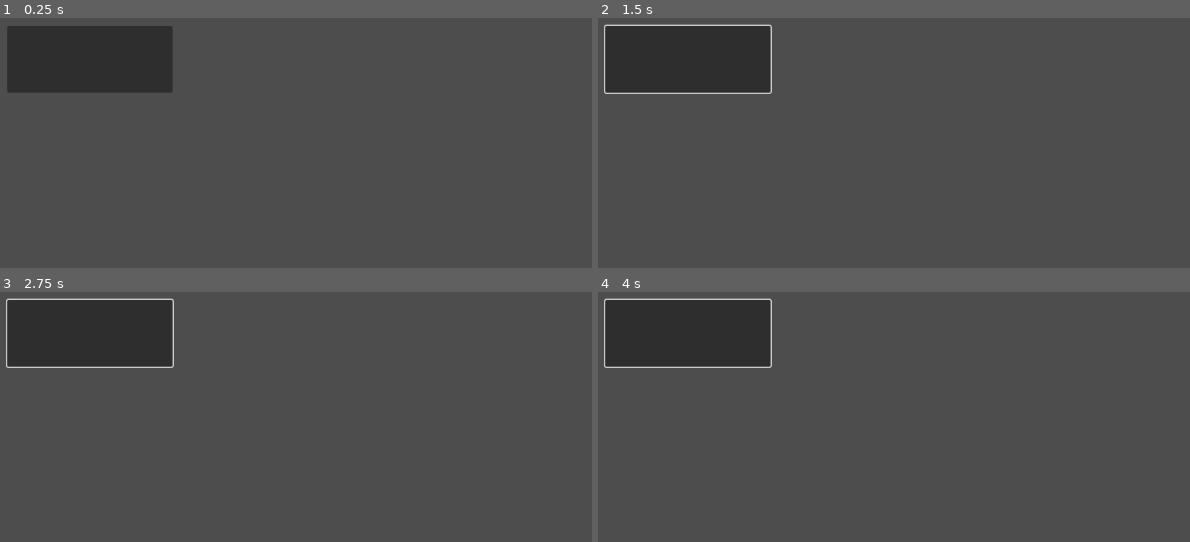
Above: before the commit, frames 1-4 (two rows, left to right).
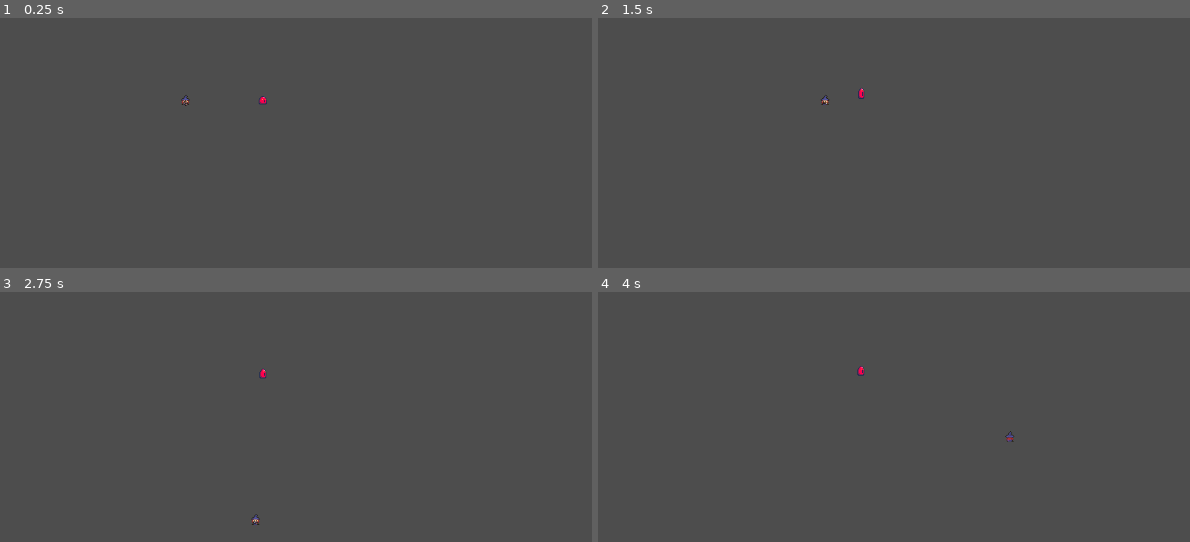
Above: after the commit, the same moments.

Repository: saltyswan/witchproject
Game: Godot game, scene res://test.tscn
Two runs of this game, one before a commit and one after it. Both use one fixed random seed, a clock stepped at 60 frames per second and the inputs below. This scene is started directly instead of the project's main scene.
Inputs (mouse positions are in pixels of both pictures, inside the frame that each line leads up to):
- Up to frame 1 (0.25 s): no input
- Up to frame 2 (1.5 s): click (686, 60) at 0.52 s; tap Enter at 1.25 s; move the mouse to (965, 113) at 1.27 s; hold D (move_right) from 1.28 s (still down)
- Up to frame 3 (2.75 s): tap Space at 2 s; move the mouse to (29, 432) at 2.02 s; release D (move_right) at 2.03 s; hold S (move_down) from 2.03 s (still down)
- Up to frame 4 (4 s): tap Enter at 2.75 s; move the mouse to (870, 309) at 2.77 s; release S (move_down) at 2.78 s; hold D (move_right) 2.78-3.53 s; move the mouse to (751, 499) at 3.52 s; hold W (move_up) from 3.53 s (still down)

The runs differ from the first frame. In frame 1, 7.4% of the frame differs, in the area x 1-46%, y 3-36%; in frame 2, 7.9%, in the area x 1-45%, y 2-35%; in frame 3, 7.9%; in frame 4, 7.9%.
Error before the commit: Invalid assignment of property or key 'visible' with value of type 'bool' on a base object of type 'null instance'. (res://test.gd:17)

Commit message:
J17
Knockback FIXED
Mouse vs. joystick FIXED
! Aim with joystick is weird
Skeletons added

Diff:
--- /dev/null
+++ b/Enemies/skeleton.tscn
@@ -0,0 +1,76 @@
+[gd_scene load_steps=14 format=3 uid="uid://bnsn4s1bbh85y"]
+
+[ext_resource type="Texture2D" uid="uid://sfishgxxgwt3" path="res://Enemies/Skeleton_attack1.png" id="1_e5202"]
+[ext_resource type="Texture2D" uid="uid://bkcdxhxh6tqqo" path="res://Enemies/Skeleton_walk1.png" id="1_g687e"]
+[ext_resource type="Texture2D" uid="uid://b2aecsib2bdf" path="res://Enemies/Skeleton_walk2.png" id="2_i84q7"]
+[ext_resource type="Texture2D" uid="uid://b2twoqvuabiup" path="res://Enemies/Skeleton_attack2.png" id="2_pf54f"]
+[ext_resource type="Texture2D" uid="uid://s3gy0785uw6h" path="res://Enemies/Skeleton_walk3.png" id="3_nc5xu"]
+[ext_resource type="Texture2D" uid="uid://bk8oxyusq6xim" path="res://Enemies/Skeleton_attack3.png" id="3_o5rw1"]
+[ext_resource type="Texture2D" uid="uid://c42lhq7befxdt" path="res://Enemies/Skeleton_walk4.png" id="4_0g1cs"]
+[ext_resource type="Texture2D" uid="uid://c3e5uc43ng1ub" path="res://Enemies/Skeleton_attack4.png" id="4_2ojyg"]
+[ext_resource type="Texture2D" uid="uid://du8akhlcfb2v0" path="res://Enemies/Skeleton_attack5.png" id="5_jm08w"]
+[ext_resource type="Texture2D" uid="uid://5cxabuj2uygw" path="res://Enemies/Skeleton_attack6.png" id="6_ny6m6"]
+[ext_resource type="Texture2D" uid="uid://cds5pe5n3pvbo" path="res://Enemies/Skeleton_attack7.png" id="7_ghoec"]
+
+[sub_resource type="CapsuleShape2D" id="CapsuleShape2D_agc0e"]
+radius = 6.0
+height = 22.0
+
+[sub_resource type="SpriteFrames" id="SpriteFrames_jvndi"]
+animations = [{
+"frames": [{
+"duration": 1.0,
+"texture": ExtResource("1_e5202")
+}, {
+"duration": 1.0,
+"texture": ExtResource("2_pf54f")
+}, {
+"duration": 1.0,
+"texture": ExtResource("3_o5rw1")
+}, {
+"duration": 1.0,
+"texture": ExtResource("4_2ojyg")
+}, {
+"duration": 1.0,
+"texture": ExtResource("5_jm08w")
+}, {
+"duration": 1.0,
+"texture": ExtResource("6_ny6m6")
+}, {
+"duration": 1.0,
+"texture": ExtResource("7_ghoec")
+}],
+"loop": false,
+"name": &"attack",
+"speed": 5.0
+}, {
+"frames": [{
+"duration": 1.0,
+"texture": ExtResource("1_g687e")
+}, {
+"duration": 1.0,
+"texture": ExtResource("2_i84q7")
+}, {
+"duration": 1.0,
+"texture": ExtResource("3_nc5xu")
+}, {
+"duration": 1.0,
+"texture": ExtResource("4_0g1cs")
+}],
+"loop": true,
+"name": &"default",
+"speed": 8.0
+}]
+
+[node name="SkeletonNode" type="Node2D"]
+
+[node name="Skeleton" type="CharacterBody2D" parent="."]
+
+[node name="CollisionShape2D" type="CollisionShape2D" parent="Skeleton"]
+shape = SubResource("CapsuleShape2D_agc0e")
+
+[node name="AnimationPlayer" type="AnimationPlayer" parent="Skeleton"]
+
+[node name="AnimatedSprite2D" type="AnimatedSprite2D" parent="Skeleton"]
+sprite_frames = SubResource("SpriteFrames_jvndi")
+autoplay = "default"
--- a/Player/witch.tscn
+++ b/Player/witch.tscn
@@ -120,9 +120,9 @@
 "speed": 5.0
 }]
 
-[sub_resource type="CapsuleShape2D" id="CapsuleShape2D_ybqxs"]
-radius = 6.0
-height = 18.0
+[sub_resource type="CapsuleShape2D" id="CapsuleShape2D_sk4no"]
+radius = 4.0
+height = 13.0
 
 [sub_resource type="Animation" id="Animation_hp8me"]
 length = 0.001
@@ -303,9 +303,9 @@
 &"walk_up": SubResource("Animation_sk4no")
 }
 
-[sub_resource type="CapsuleShape2D" id="CapsuleShape2D_sk4no"]
-radius = 7.0
-height = 14.0
+[sub_resource type="CapsuleShape2D" id="CapsuleShape2D_02vsg"]
+radius = 5.0
+height = 15.0
 
 [node name="Witch" type="CharacterBody2D" groups=["witch"]]
 collision_layer = 2
@@ -320,9 +320,8 @@
 autoplay = "idle_down"
 
 [node name="CollisionShape2D" type="CollisionShape2D" parent="."]
-visible = false
-position = Vector2(0, -2)
-shape = SubResource("CapsuleShape2D_ybqxs")
+position = Vector2(0, -4.5)
+shape = SubResource("CapsuleShape2D_sk4no")
 
 [node name="AnimationPlayer" type="AnimationPlayer" parent="."]
 libraries = {
@@ -337,8 +336,8 @@
 collision_mask = 37
 
 [node name="CollisionShape2D" type="CollisionShape2D" parent="Hurtbox"]
-position = Vector2(-1, -2)
-shape = SubResource("CapsuleShape2D_sk4no")
+position = Vector2(0, -4.5)
+shape = SubResource("CapsuleShape2D_02vsg")
 
 [node name="InvTimer" type="Timer" parent="."]
 
--- a/Weapon/Bullet.tscn
+++ b/Weapon/Bullet.tscn
@@ -126,5 +126,7 @@
 autoplay = "shoot"
 
 [node name="Sounds" type="AudioStreamPlayer2D" parent="."]
+visible = false
+volume_db = -80.0
 
 [connection signal="body_entered" from="." to="." method="_on_body_entered"]
--- a/dangermode.tscn
+++ b/dangermode.tscn
@@ -33,9 +33,9 @@
 #
 func _on_fight_started() -> void:
 	#combat_music.play()
-	#if in_combat:
-		#return
-	#else:
+	if in_combat:
+		return
+	else:
 		print(\"DANGER ZONE TRIGGERED\")
 		in_combat = true
 
--- a/project.godot
+++ b/project.godot
@@ -36,6 +36,20 @@
 
 [input]
 
+ui_page_up={
+"deadzone": 0.5,
+"events": [Object(InputEventKey,"resource_local_to_scene":false,"resource_name":"","device":-1,"window_id":0,"alt_pressed":false,"shift_pressed":false,"ctrl_pressed":false,"meta_pressed":false,"pressed":false,"keycode":4194320,"physical_keycode":0,"key_label":0,"unicode":0,"location":0,"echo":false,"script":null)
+, Object(InputEventJoypadMotion,"resource_local_to_scene":false,"resource_name":"","device":-1,"axis":1,"axis_value":-1.0,"script":null)
+, Object(InputEventJoypadMotion,"resource_local_to_scene":false,"resource_name":"","device":-1,"axis":3,"axis_value":-1.0,"script":null)
+]
+}
+ui_page_down={
+"deadzone": 0.5,
+"events": [Object(InputEventKey,"resource_local_to_scene":false,"resource_name":"","device":-1,"window_id":0,"alt_pressed":false,"shift_pressed":false,"ctrl_pressed":false,"meta_pressed":false,"pressed":false,"keycode":4194322,"physical_keycode":0,"key_label":0,"unicode":0,"location":0,"echo":false,"script":null)
+, Object(InputEventJoypadMotion,"resource_local_to_scene":false,"resource_name":"","device":-1,"axis":1,"axis_value":1.0,"script":null)
+, Object(InputEventJoypadMotion,"resource_local_to_scene":false,"resource_name":"","device":-1,"axis":3,"axis_value":1.0,"script":null)
+]
+}
 move_right={
 "deadzone": 0.2,
 "events": [Object(InputEventKey,"resource_local_to_scene":false,"resource_name":"","device":-1,"window_id":0,"alt_press …(192 unchanged characters)…
--- a/test.gd
+++ b/test.gd
@@ -1,7 +1,4 @@
 extends Node2D
-
-var hearts_list : Array[TextureRect]
-
 # Called when the node enters the scene tree for the first time.
 func _ready() -> void:
 	pass # Replace with function body.
@@ -11,7 +8,3 @@
 # Called every frame. 'delta' is the elapsed time since the previous frame.
 func _process(delta: float) -> void:
 	pass
-
-
-func _on_button_pressed() -> void:
-	$Hud/HBoxContainer/Heart1.visible = false
--- a/test.tscn
+++ b/test.tscn
@@ -1,19 +1,25 @@
-[gd_scene load_steps=3 format=3 uid="uid://0wbx8w10fql3"]
+[gd_scene load_steps=5 format=3 uid="uid://0wbx8w10fql3"]
 
 [ext_resource type="Script" uid="uid://msovsqwaaldc" path="res://test.gd" id="1_8uh7m"]
-[ext_resource type="PackedScene" uid="uid://5c7goktvlfsd" path="res://UI_HUD/HUD.tscn" id="2_6uqi0"]
+[ext_resource type="PackedScene" uid="uid://2wm1kj185ahp" path="res://Player/witch.tscn" id="2_6uqi0"]
+[ext_resource type="PackedScene" uid="uid://dib81kjkapo7c" path="res://Enemies/Red_slime.tscn" id="3_ppyta"]
+[ext_resource type="PackedScene" uid="uid://5c7goktvlfsd" path="res://UI_HUD/HUD.tscn" id="4_ppyta"]
 
 [node name="Test" type="Node2D"]
 script = ExtResource("1_8uh7m")
 
-[node name="Hud" parent="." instance=ExtResource("2_6uqi0")]
+[node name="Witch" parent="." node_paths=PackedStringArray("hearts_scene") instance=ExtResource("2_6uqi0")]
+position = Vector2(567, 278)
+hearts_scene = NodePath("../Hud/VBoxContainer")
 
-[node name="Button" type="Button" parent="."]
-offset_left = 310.0
-offset_top = 167.0
-offset_right = 548.0
-offset_bottom = 263.0
+[node name="Bat" parent="." node_paths=PackedStringArray("target") instance=ExtResource("3_ppyta")]
+position = Vector2(678, 285)
+target = NodePath("../Witch")
 
-[connection signal="pressed" from="Button" to="." method="_on_button_pressed"]
+[node name="Hitbox" parent="Bat" index="2"]
+position = Vector2(0, -1)
 
+[node name="Hud" parent="." instance=ExtResource("4_ppyta")]
+
+[editable path="Bat"]
 [editable path="Hud"]
